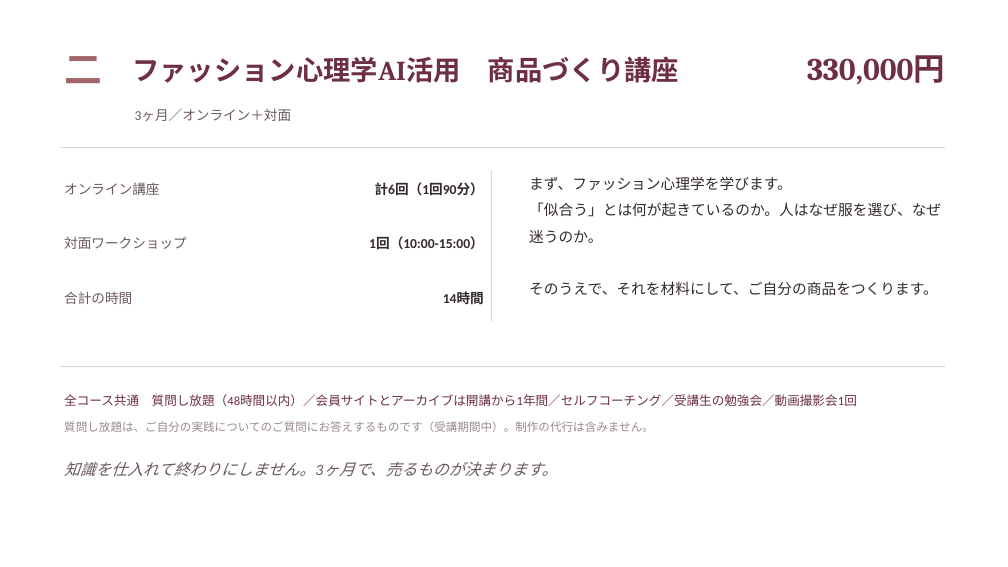
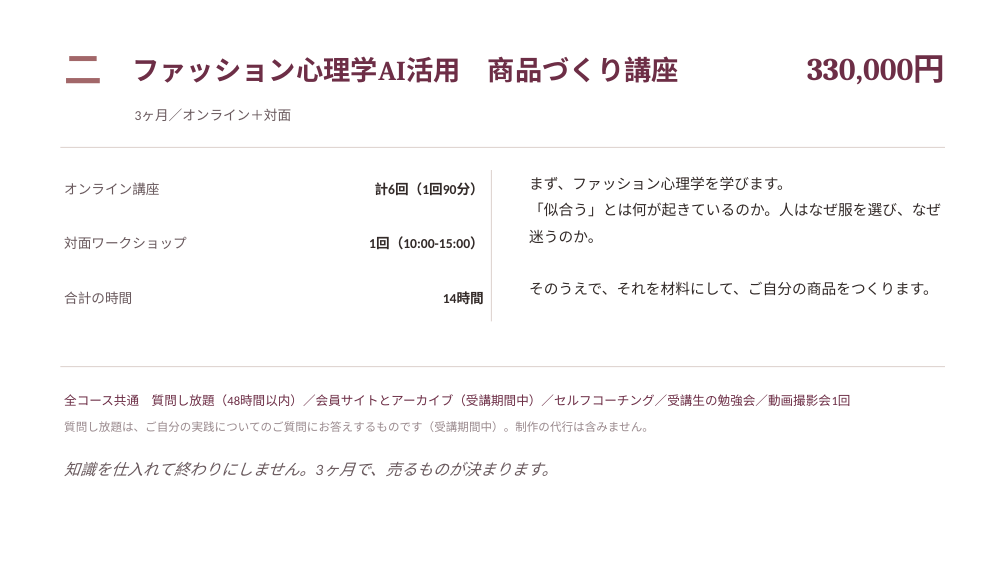
Before and after one commit to fashio17/potential-lamp, a slide deck: slide 15 of 運用/説明会/説明会_3コース_2026年10月期_v2.pptx. Drawn at 1008x567 pixels with LibreOffice and Linux fonts; fonts in the diff are those of the drawing. Boxes give left, top, right and bottom in pixels: in the first picture for what was removed or moved away, otherwise in the second. Text is boxed around its words. In the diff, an @@ line names an element or a change of style, - is before the commit and + after.

```diff
--- a/運用/説明会/説明会_3コース_2026年10月期_v2.pptx
+++ b/運用/説明会/説明会_3コース_2026年10月期_v2.pptx
@@ text at <box>64,394,851,406</box>: text changed @@
-全コース共通 質問し放題（48時間以内）／会員サイトとアーカイブは開講から1年間／セルフコーチング／受講生の勉強会／動画撮影会1回
+全コース共通 質問し放題（48時間以内）／会員サイトとアーカイブ（受講期間中）／セルフコーチング／受講生の勉強会／動画撮影会1回
```
Also in this commit, not shown: 7 other slides changed, 14 other files.
